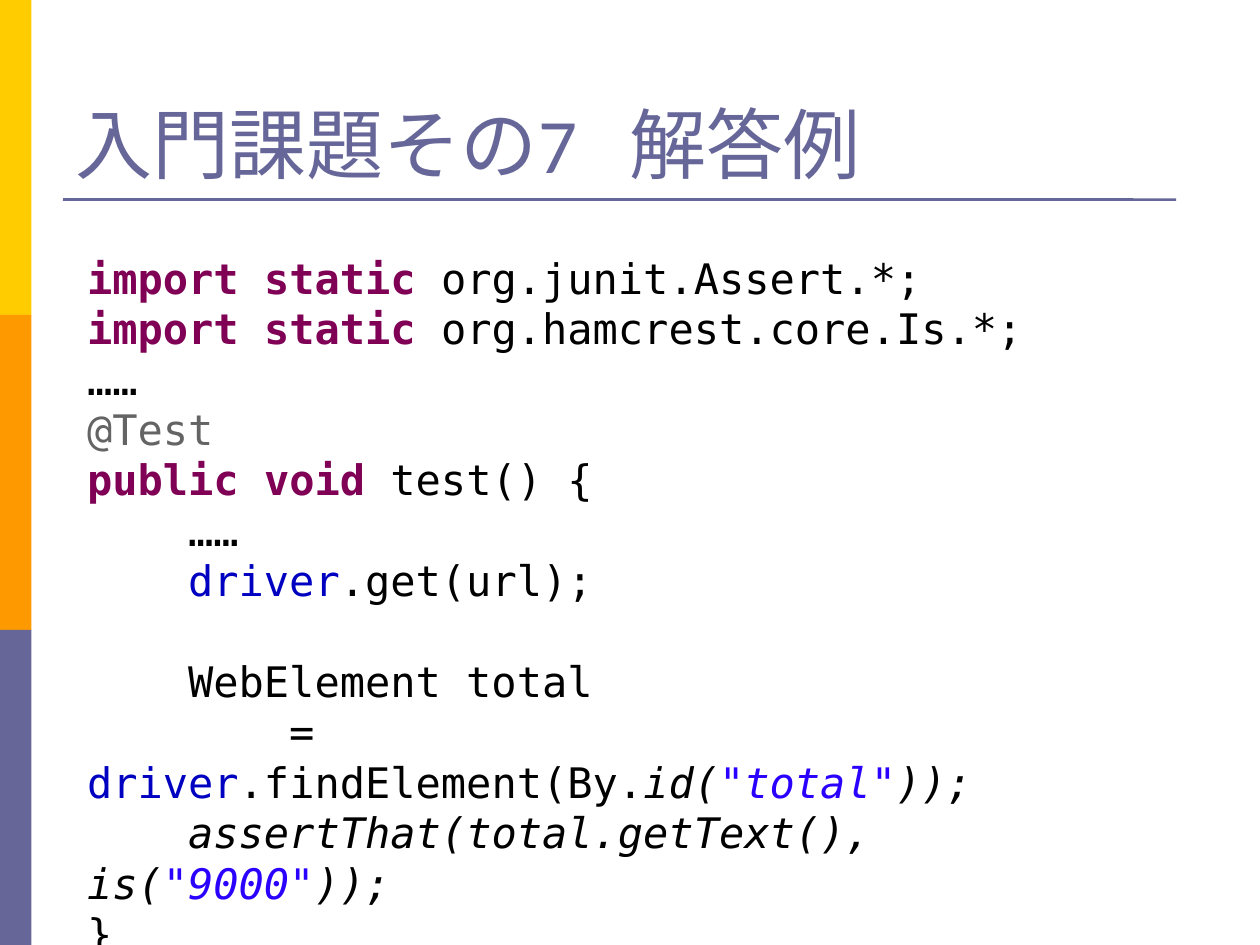
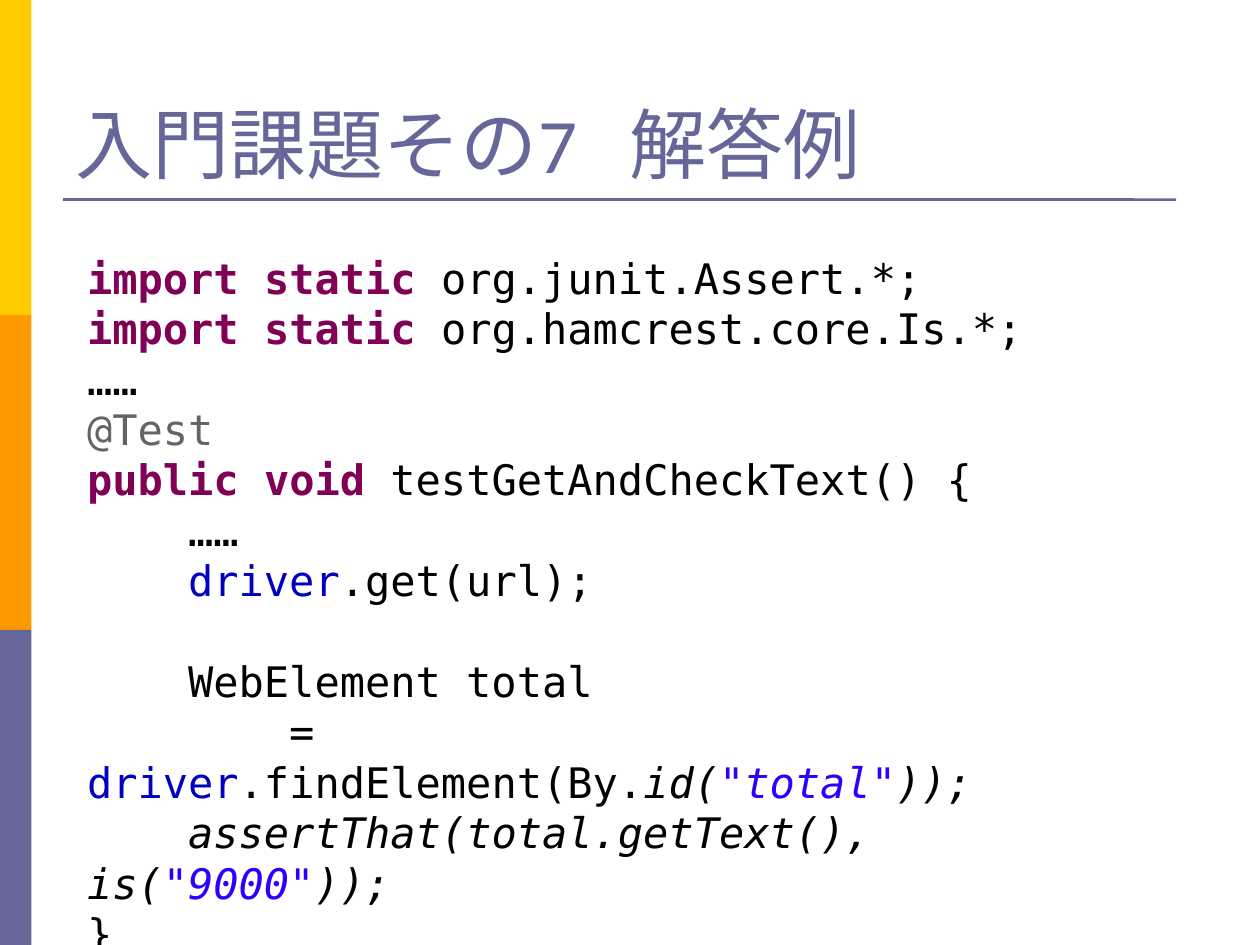
Before and after one commit to takuY-U2/STARHotel, a slide deck: slide 33 of teacher/Slide.ppt (slide 32 before the commit). Drawn at 1260x945 pixels with LibreOffice and Linux fonts; fonts in the diff are those of the drawing. Boxes give left, top, right and bottom in pixels: in the first picture for what was removed or moved away, otherwise in the second. Text is boxed around its words. In the diff, an @@ line names an element or a change of style, - is before the commit and + after.

Commit message:
refator test method name

```diff
--- a/teacher/Slide.ppt
+++ b/teacher/Slide.ppt
@@ text at bbox=[87, 461, 921, 504]: text changed; text colour #7F0055 to #000000; bold off @@
-public void test() {
+public void testGetAndCheckText() {
```
Also in this commit, not shown: 10 other slides changed, 1 slide added, 17 other files.
